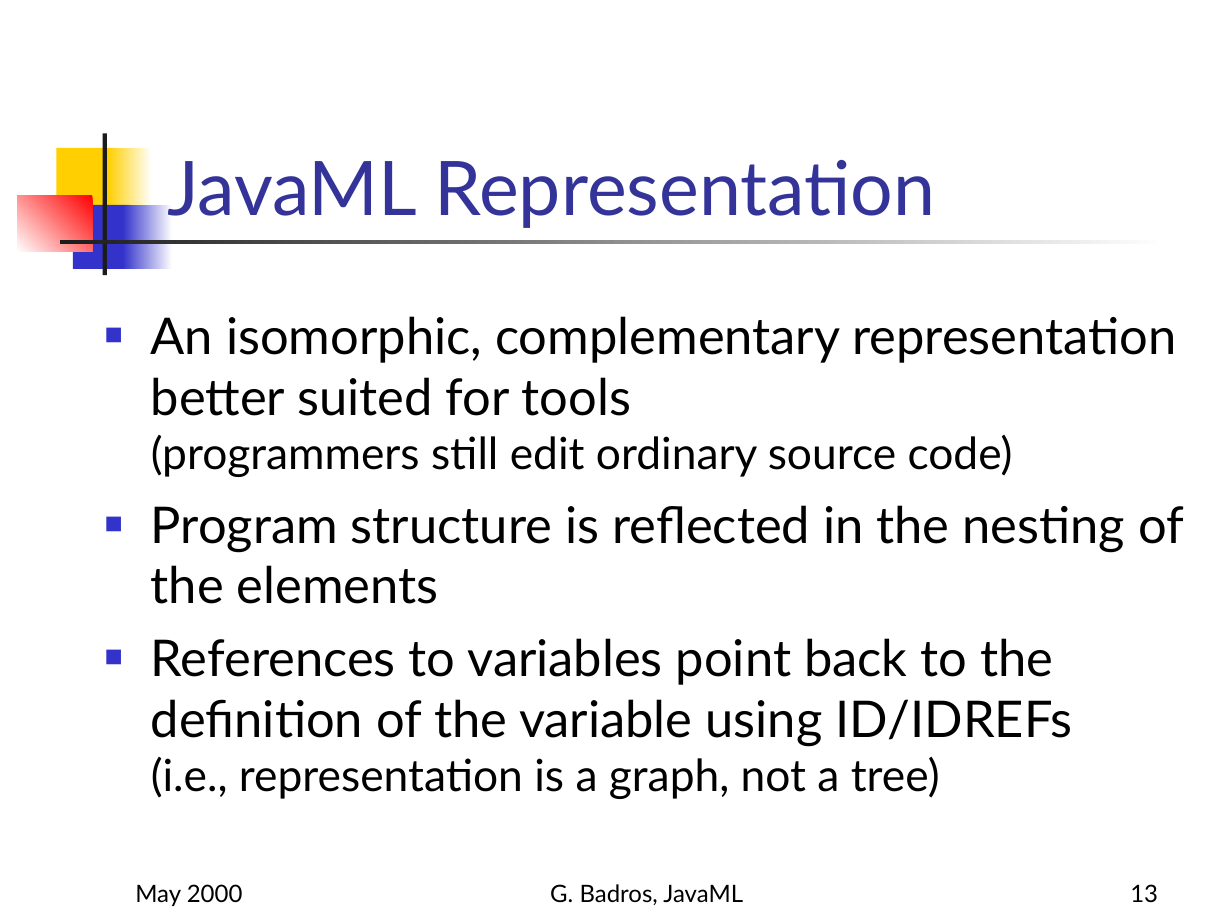
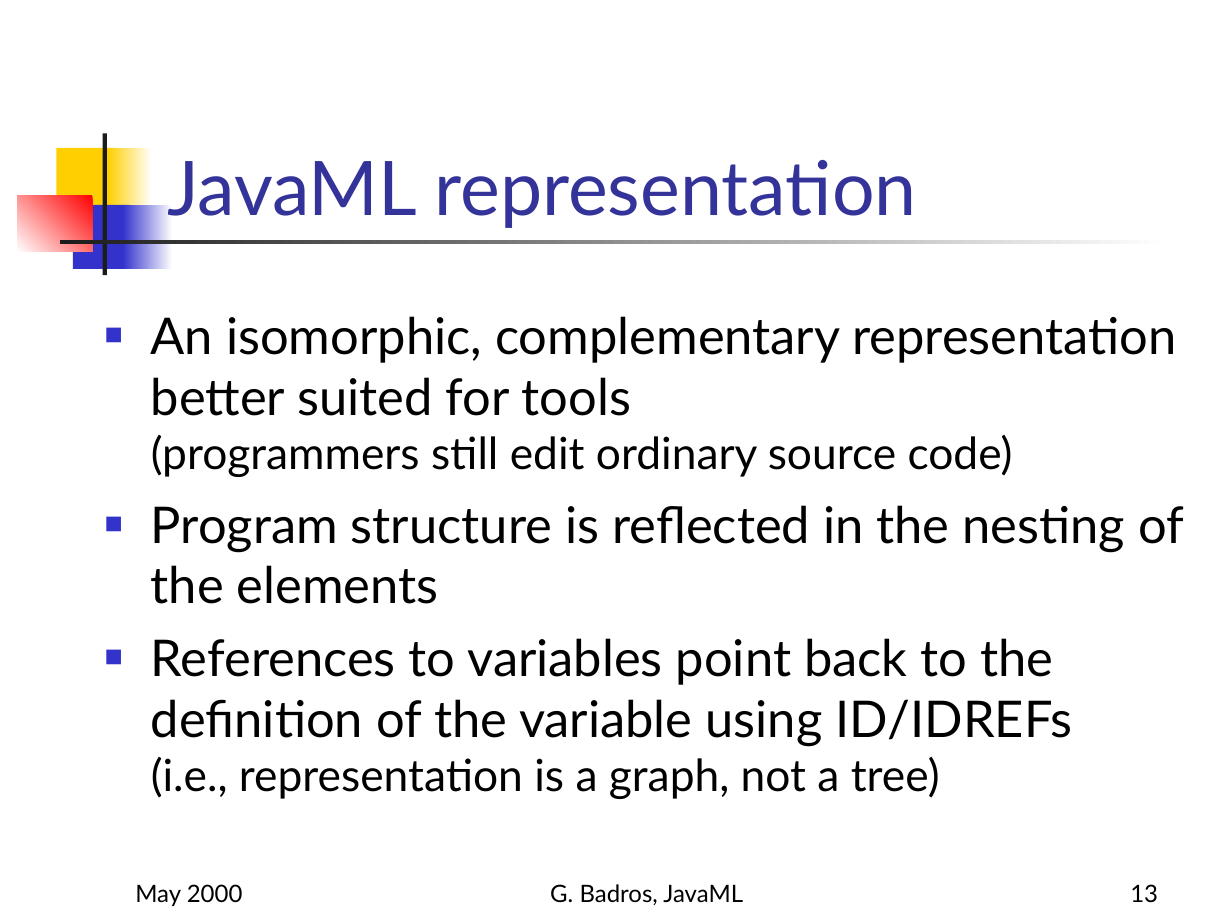
Before and after one commit to gjbadros/javaml, a slide deck: slide 13 of java-ml/javaml-www9-talk.ppt. Drawn at 1232x924 pixels with LibreOffice and Linux fonts; fonts in the diff are those of the drawing. Boxes give left, top, right and bottom in pixels: in the first picture for what was removed or moved away, otherwise in the second. Text is boxed around its words. In the diff, an @@ line names an element or a change of style, - is before the commit and + after.

```diff
--- a/java-ml/javaml-www9-talk.ppt
+++ b/java-ml/javaml-www9-talk.ppt
@@ title at box(167, 160, 916, 228): text changed @@
-JavaML Representation
+JavaML representation
```
Also in this commit, not shown: 3 other slides changed.
